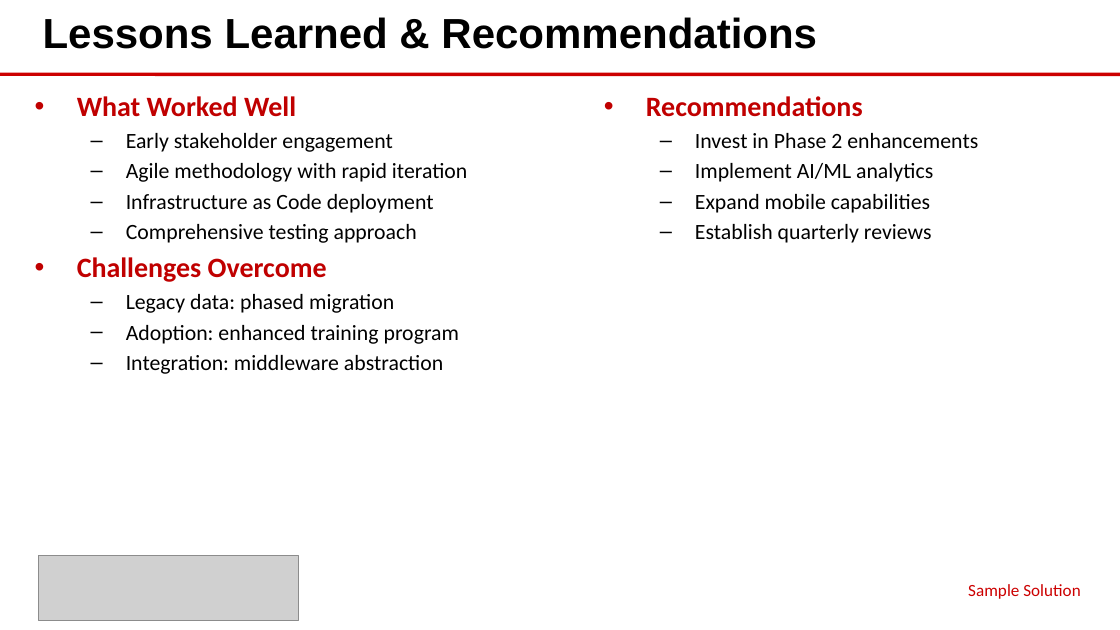
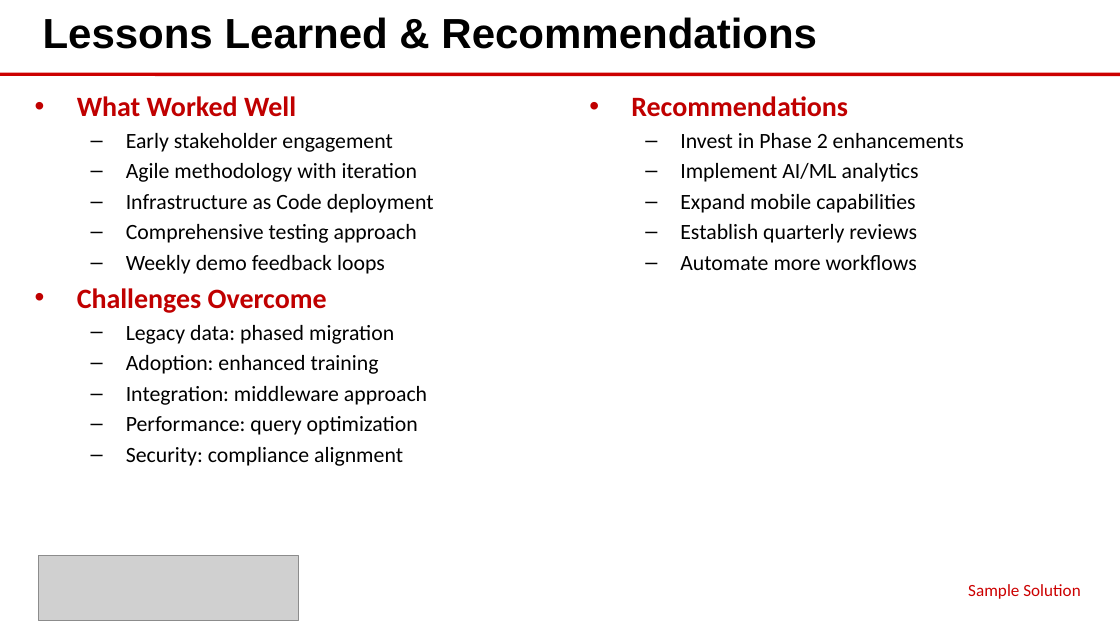
Before and after one commit to eoframework/solutions, a slide deck: slide 7 of solution-template/sample-provider/sample-category/sample-solution/delivery/closeout-presentation.pptx. Drawn at 1120x630 pixels with LibreOffice and Linux fonts; fonts in the diff are those of the drawing; grey boxes stand for pictures. Boxes give left, top, right and bottom in pixels: in the first picture for what was removed or moved away, otherwise in the second. Text is boxed around its words. In the diff, an @@ line names an element or a change of style, - is before the commit and + after.

```diff
--- a/solution-template/sample-provider/sample-category/sample-solution/delivery/closeout-presentation.pptx
+++ b/solution-template/sample-provider/sample-category/sample-solution/delivery/closeout-presentation.pptx
@@ text "Recommendations": place and size @@
-text "Recommendations" at box(646, 96, 978, 243)
+text "Recommendations" at box(631, 96, 964, 270)
@@ text at box(126, 163, 417, 182): text changed @@
-  – Agile methodology with rapid iteration
+  – Agile methodology with iteration
@@ text at box(126, 255, 385, 274): paragraph added @@
+  – Weekly demo feedback loops
@@ text at box(680, 255, 917, 270): paragraph added @@
+  – Automate more workflows
@@ text at box(126, 355, 427, 466): text changed @@
-  – Adoption: enhanced training program
-  – Integration: middleware abstraction
+  – Adoption: enhanced training
+  – Integration: middleware approach
+  – Performance: query optimization
+  – Security: compliance alignment
```
Also in this commit, not shown: 4 other slides changed, 33 other files.
